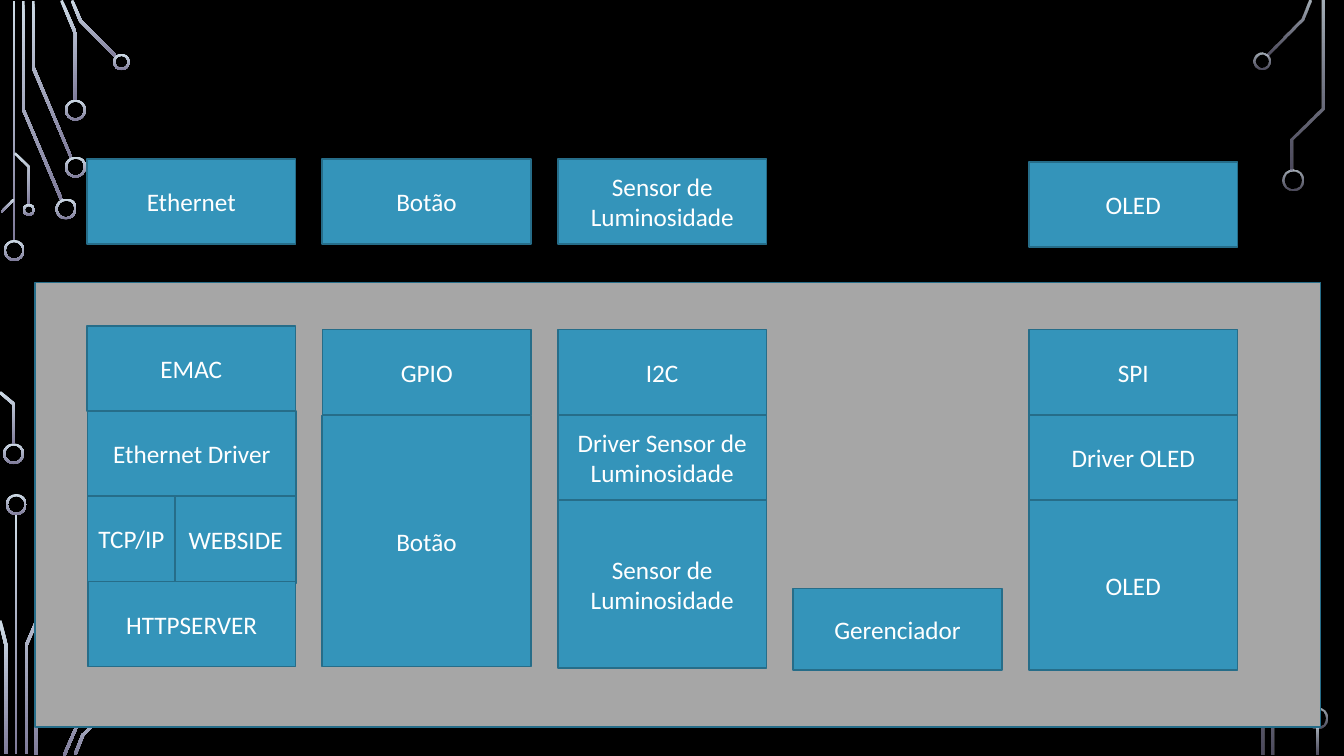
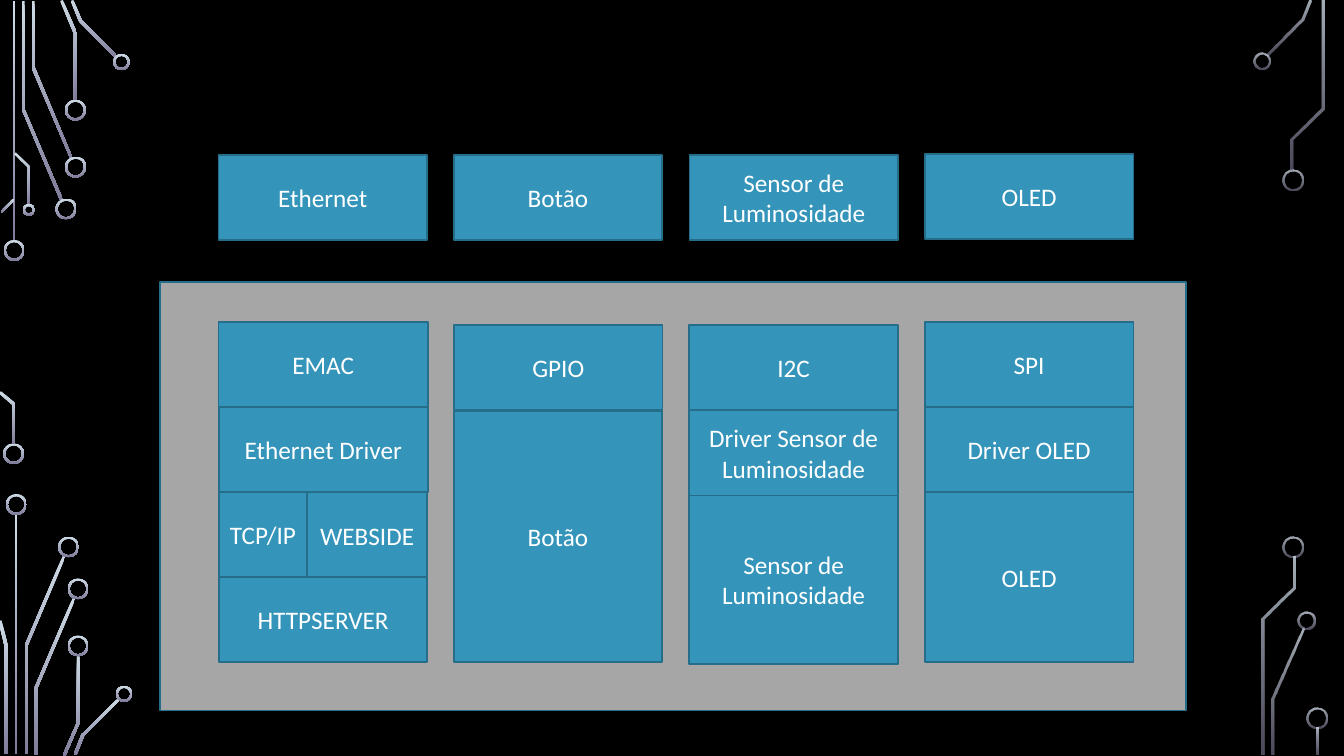
Before and after one commit to joserodrigosantos/EC020, a slide deck: slide 2 of diagramas.pptx. Drawn at 1344x756 pixels with LibreOffice and Linux fonts; fonts in the diff are those of the drawing; background and template pictures are left out. Boxes give left, top, right and bottom in pixels: in the first picture for what was removed or moved away, otherwise in the second. Text is boxed around its words. In the diff, an @@ line names an element or a change of style, - is before the commit and + after.

```diff
--- a/diagramas.pptx
+++ b/diagramas.pptx
@@ rectangle: place and size @@
-rectangle at [35, 282, 1321, 727]
+rectangle at [160, 282, 1186, 711]
@@ 13 rectangles: place and size @@
-13 rectangles at [87, 159, 767, 668]
+13 rectangles at [219, 155, 898, 664]
@@ 3 rectangles: place and size @@
-3 rectangles at [1029, 162, 1238, 670]
+3 rectangles at [926, 154, 1134, 662]
@@ rectangle "Driver OLED": place and size @@
-rectangle "Driver OLED" at [1029, 414, 1238, 499]
+rectangle "Driver OLED" at [926, 407, 1134, 492]
@@ group added at [58, 536, 1316, 702]: 6 freeform shapes @@
@@ rectangle removed at [793, 589, 1002, 670] @@
-Gerenciador
```
Also in this commit, not shown: 2 other slides changed, 3 other files.
